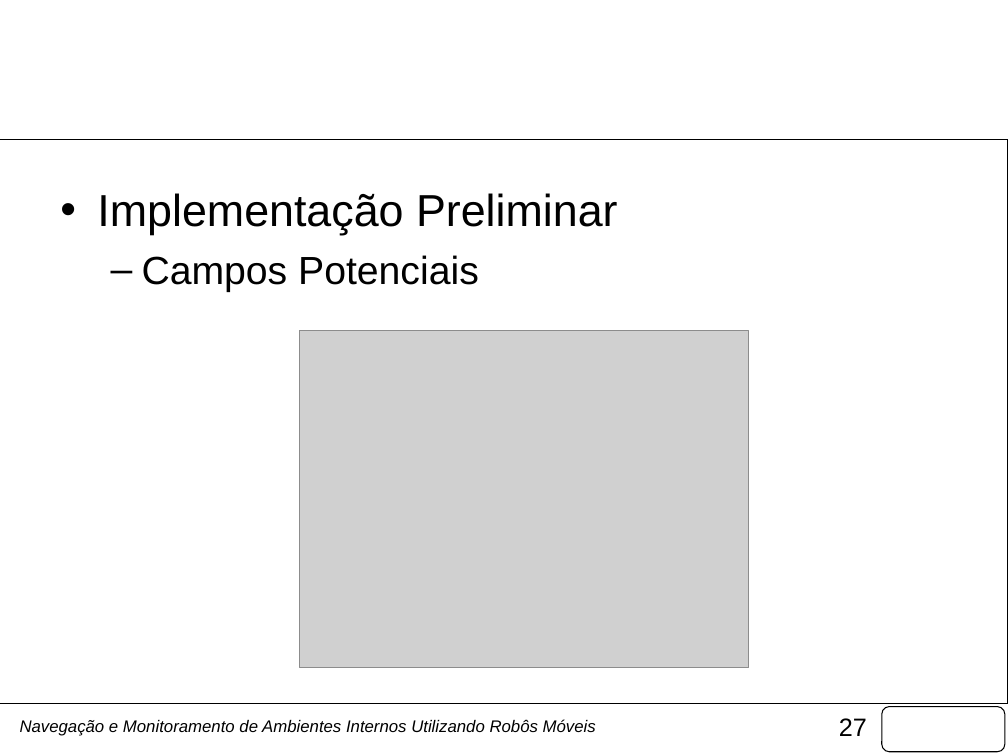
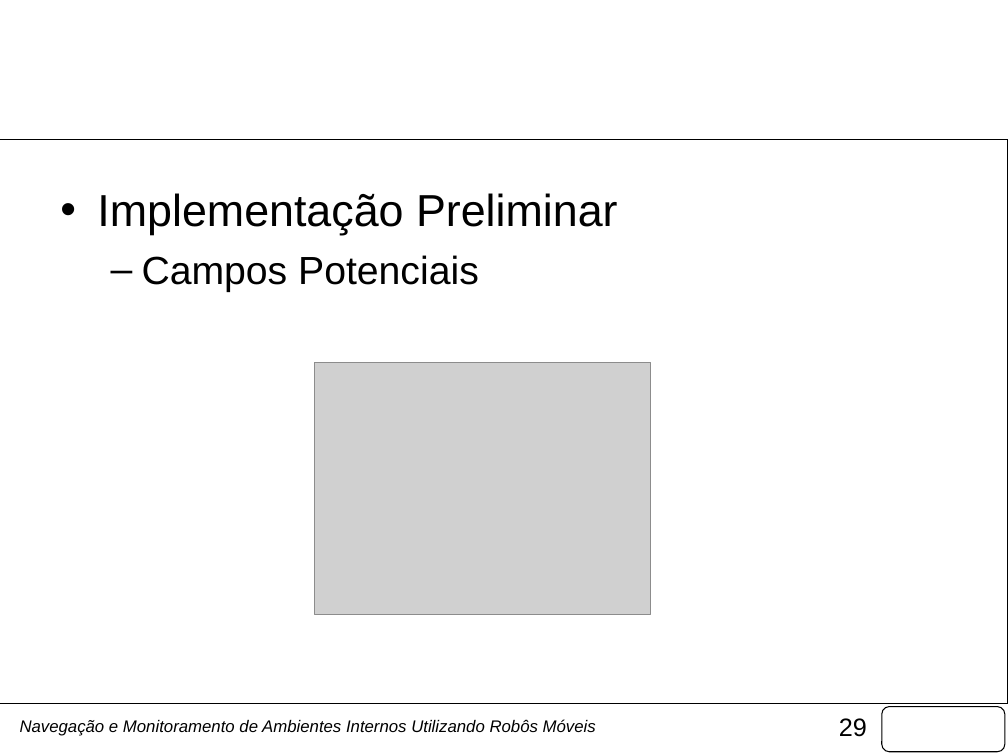
Before and after one commit to fongoses/robo2, a slide deck: slide 29 of documentos/Apresentação Março.pptx (slide 27 before the commit). Drawn at 1008x756 pixels with LibreOffice and Linux fonts; fonts in the diff are those of the drawing; grey boxes stand for pictures; background and template pictures are left out. Boxes give left, top, right and bottom in pixels: in the first picture for what was removed or moved away, otherwise in the second. Text is boxed around its words. In the diff, an @@ line names an element or a change of style, - is before the commit and + after.

```diff
--- a/documentos/Apresentação Março.pptx
+++ b/documentos/Apresentação Março.pptx
@@ picture: place and size @@
-picture at (299, 331, 749, 668)
+picture at (314, 362, 650, 614)
@@ page number at (839, 718, 867, 737): text changed @@
-27
+29
```
Also in this commit, not shown: 35 other slides changed, 5 slides added, 1 other file.
